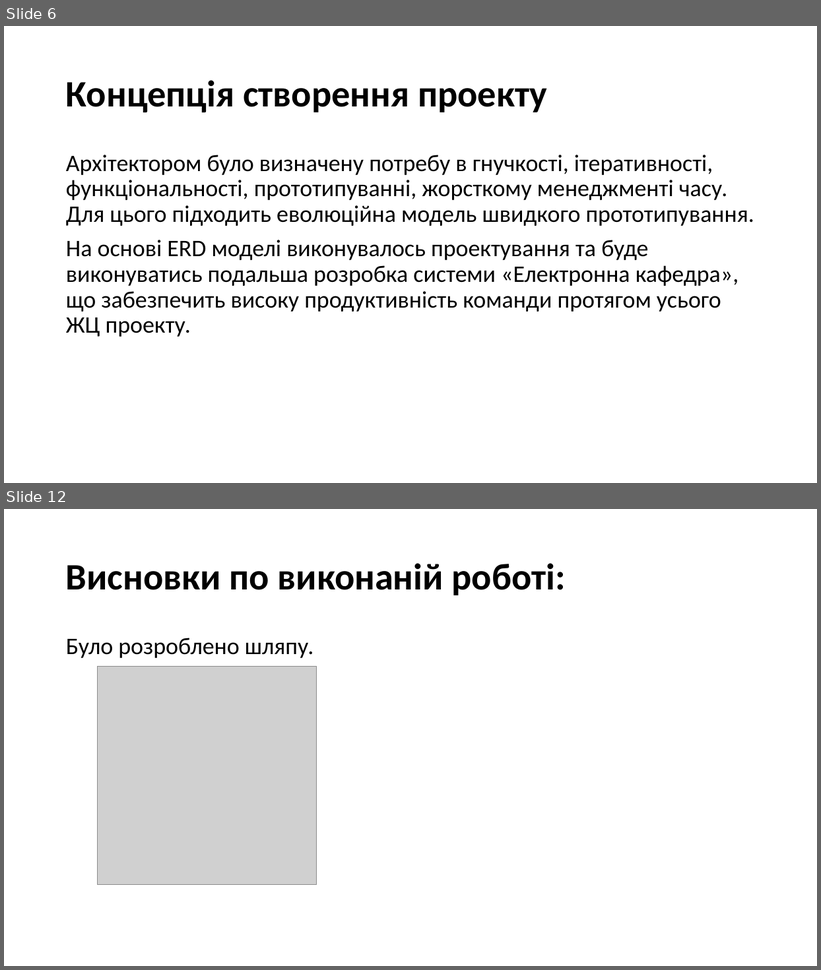
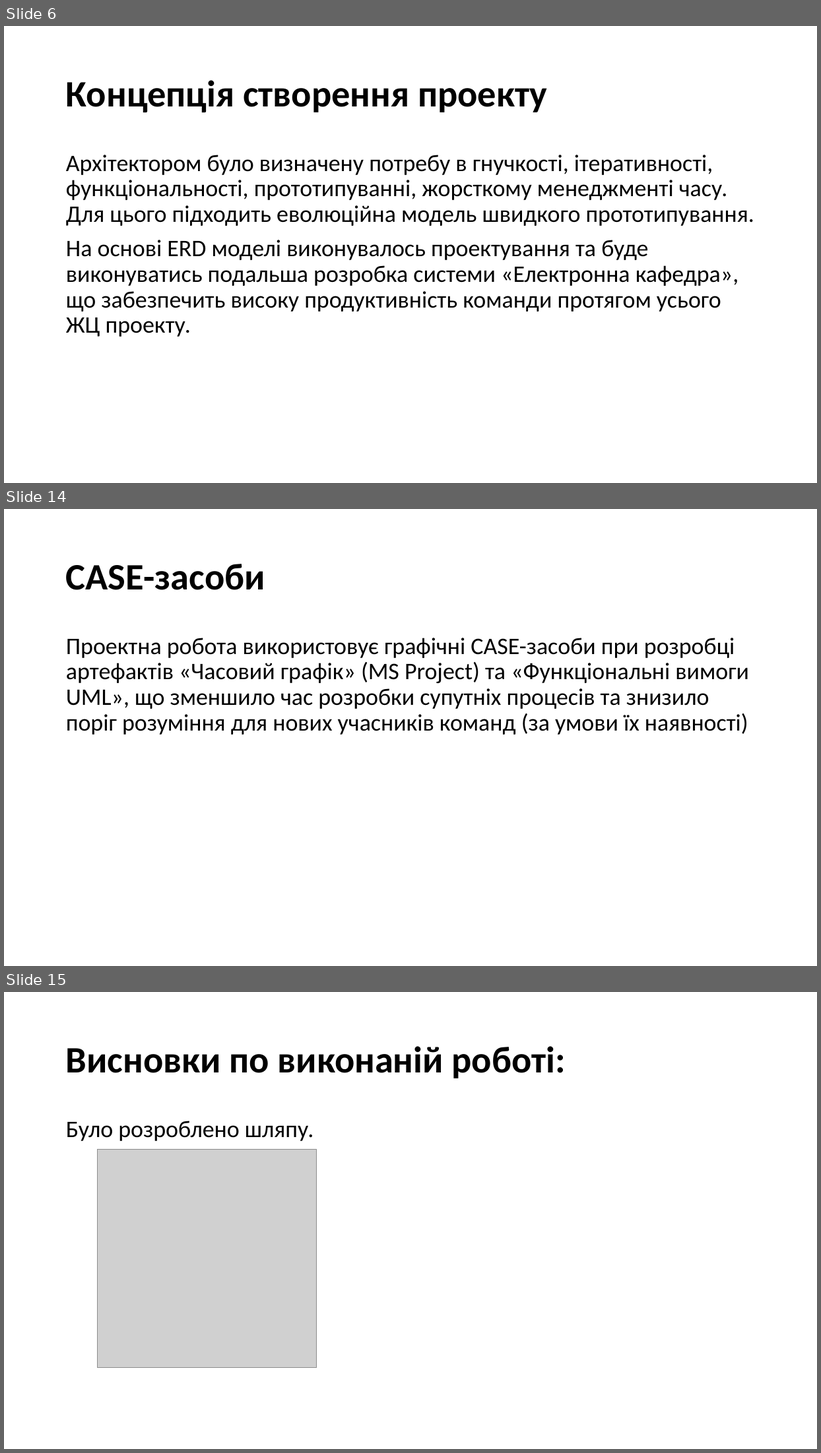
Before and after one commit to d3mage/elektronna_kafedra, a slide deck: elektronna_kafedra.pptx. Shown one above the other, each under a label of ours: slides 6 and 12 before the commit, slides 6, 14 and 15 after it; the slides between them are not shown. The pictures are 821x970 and 821x1453 pixels, drawn with LibreOffice and Linux fonts; fonts in the diff are those of the drawing; grey boxes stand for pictures. Boxes give left, top, right and bottom in pixels: in the first picture for what was removed or moved away, otherwise in the second. Text is boxed around its words. In the diff, an @@ line names an element or a change of style, - is before the commit and + after.

```diff
--- a/elektronna_kafedra.pptx
+++ b/elektronna_kafedra.pptx
@@ slide 14 added at (4,509,817,966), background #FFFFFF @@
@@ title added at (66,564,265,590), 44 pt, text #000000, bold @@
+CASE-засоби
@@ text added at (66,638,749,735), 28 pt, text #000000 @@
+Проектна робота використовує графічні CASE-засоби при розробці артефактів «Часовий графік» (MS Project) та «Функціональні вимоги UML», що зменшило час розробки супутніх процесів та знизило поріг розуміння для нових учасників команд (за умови їх наявності)
@@ what was slide 12 is now slide 15 @@
```
Also in this commit, not shown: 1 slide changed, 7 other slides added, 5 slides removed, 1 other file.
